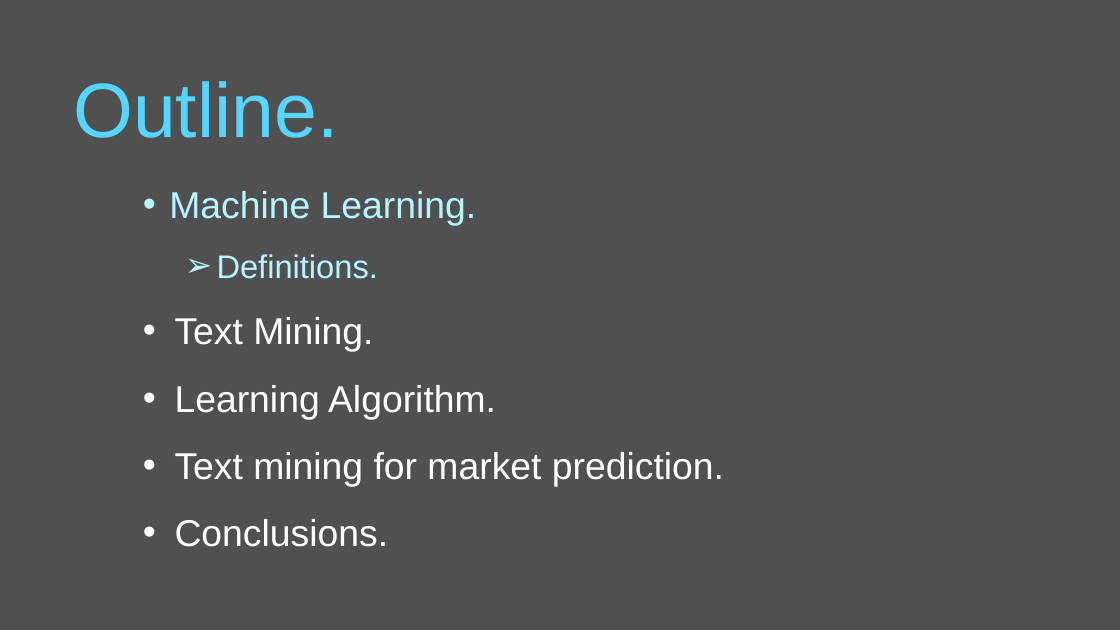
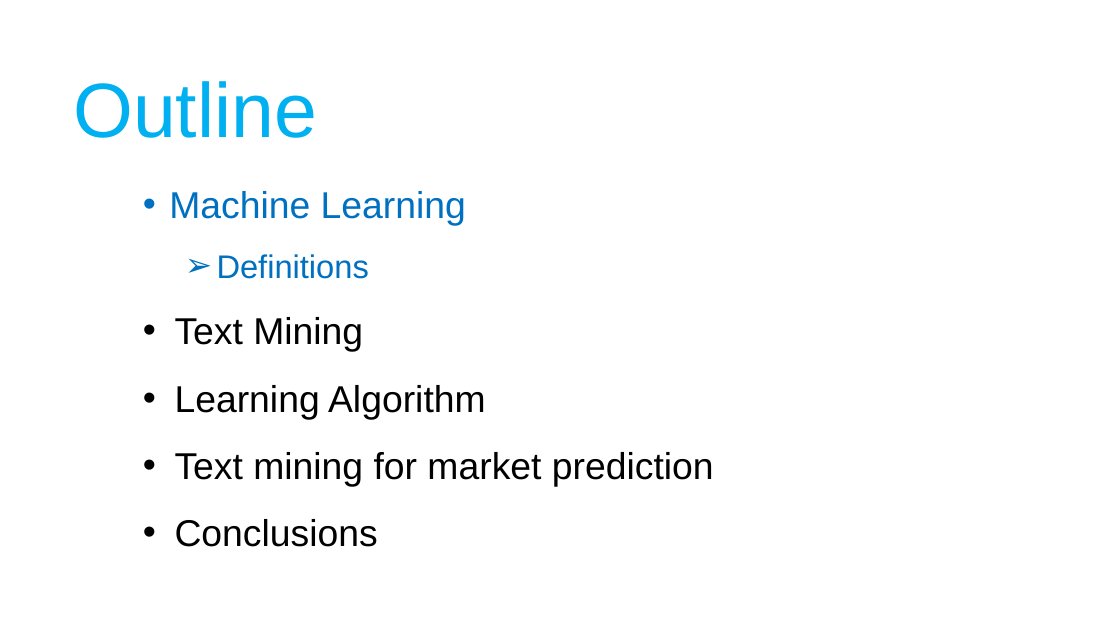
Before and after one commit to moran-abitbul/PreFix, a slide deck: slide 2 of server/uploads/updated-semi.pptx. Drawn at 1120x630 pixels with LibreOffice and Linux fonts; fonts in the diff are those of the drawing. Boxes give left, top, right and bottom in pixels: in the first picture for what was removed or moved away, otherwise in the second. Text is boxed around its words. In the diff, an @@ line names an element or a change of style, - is before the commit and + after.

```diff
--- a/server/uploads/updated-semi.pptx
+++ b/server/uploads/updated-semi.pptx
@@ background #505050 to #FFFFFF @@
@@ text at (x1=73, y1=81, x2=317, y2=138): text changed; text colour #56D5FF to #00B0F0 @@
-Outline.
+Outline
@@ text at (x1=169, y1=191, x2=714, y2=547): text changed; text colour #FFFFFF to #000000 @@
-  • Machine Learning.
-    ➢ Definitions.
-  • Text Mining.
-  • Learning Algorithm.
-  • Text mining for market prediction.
-  • Conclusions.
+  • Machine Learning
+    ➢ Definitions
+  • Text Mining
+  • Learning Algorithm
+  • Text mining for market prediction
+  • Conclusions
```
Also in this commit, not shown: 22 other files.
